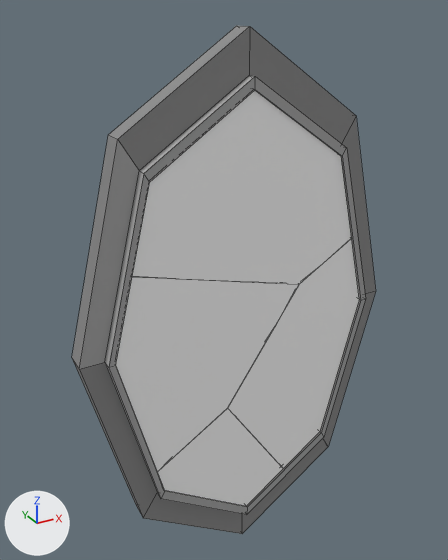
An edit to the FBX model Assets/Models/Broken Mirror.fbx, drawn before and after from the same camera.
Both versions are drawn from a 50 mm lens placed at (-2.95, -4.98, 3.01), pointed at (-0.09, 0.22, 0.41). The axes (+X, +Y, +Z) are drawn at lower left. The lights are the same throughout. Mesh edges are drawn as thin lines. Where no turn or scale is listed for an object, it has been applied to the vertices.

The first picture shows 'Mirror.001_cell.001', 'Mirror.001_cell.002', 'Mirror.001_cell.003', 'Mirror.001_cell.004', 'Mirror.002'.
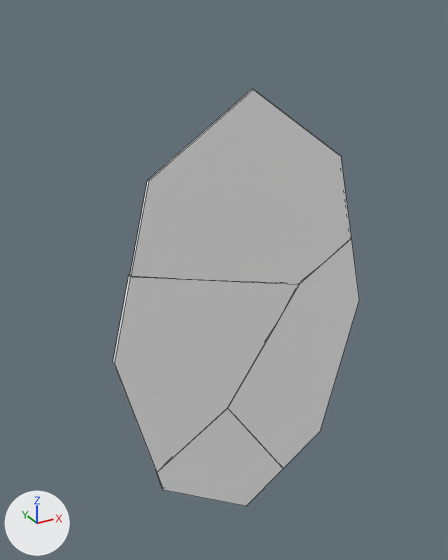
The newer file is also turned or shifted as a whole; pictures and numbers use the older file's frame.

Location of each change, [x1, y1, x2, y2] in pixels of the pictures (448 x 560 px):
'Mirror.002', deleted: before [72, 26, 376, 534]
    faces in mat_mirror_border (grey #8a8a8a): [72, 26, 376, 534]
    faces in mat_mirror_inner_border (grey #a8a8a8): [79, 75, 365, 515]

The change, as a diff of the scene's bpy script:
```diff
--- a/Assets/Models/Broken Mirror.fbx.py
+++ b/Assets/Models/Broken Mirror.fbx.py
@@ ob_mirror_002 @@
-ob_mirror_002 = bpy.data.objects.new('Mirror.002', me_cylinder_009)
-ob_mirror_002.location = (-0.01, 0.0, 0.0)
```
